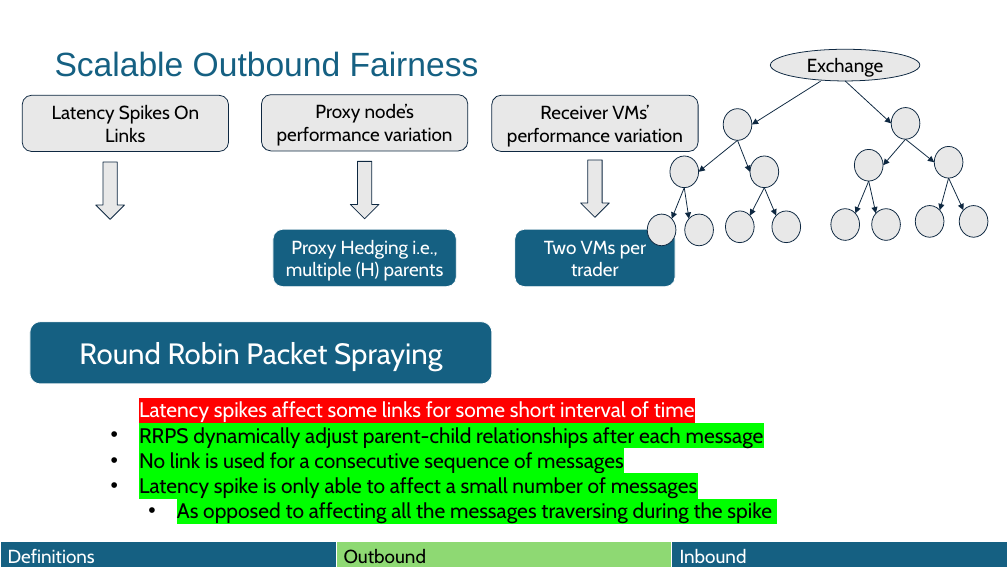
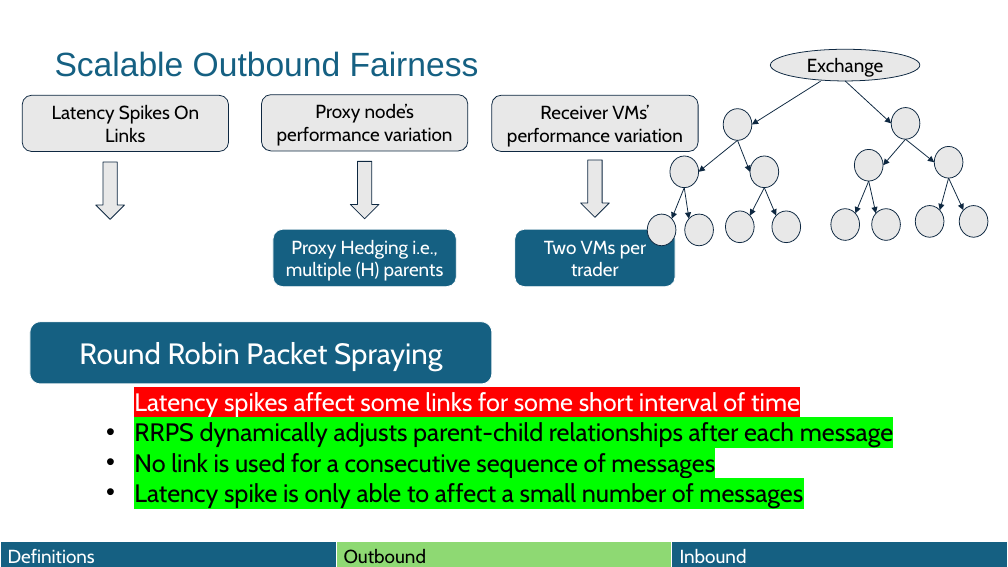
Before and after one commit to HaseebLUMS/Onyx-Presentation, a slide deck: slide 64 of thesis-latency-fairness.pptx. Drawn at 1008x567 pixels with LibreOffice and Linux fonts; fonts in the diff are those of the drawing. Boxes give left, top, right and bottom in pixels: in the first picture for what was removed or moved away, otherwise in the second. Text is boxed around its words. In the diff, an @@ line names an element or a change of style, - is before the commit and + after.

Commit message:
updated presentation

```diff
--- a/thesis-latency-fairness.pptx
+++ b/thesis-latency-fairness.pptx
@@ text "Latency spikes affect some links ...": place and size @@
-text "Latency spikes affect some links ..." at bbox=[139, 401, 772, 525]
+text "Latency spikes affect some links ..." at bbox=[134, 392, 893, 508]
@@ text at bbox=[134, 392, 803, 508]: size 20 to 24 pt in "Latency spikes affect some links for some ...", "No link is used for a consecutive ...", "Latency spike is only able to affect ..." @@
@@ text at bbox=[134, 422, 893, 448]: text changed; size 20 to 24 pt @@
-• RRPS dynamically adjust parent-child relationships after each message
+• RRPS dynamically adjusts parent-child relationships after each message
@@ text at bbox=[177, 502, 772, 525]: paragraph removed @@
-  • As opposed to affecting all the messages traversing during the spike
```
Also in this commit, not shown: 5 other slides changed.
